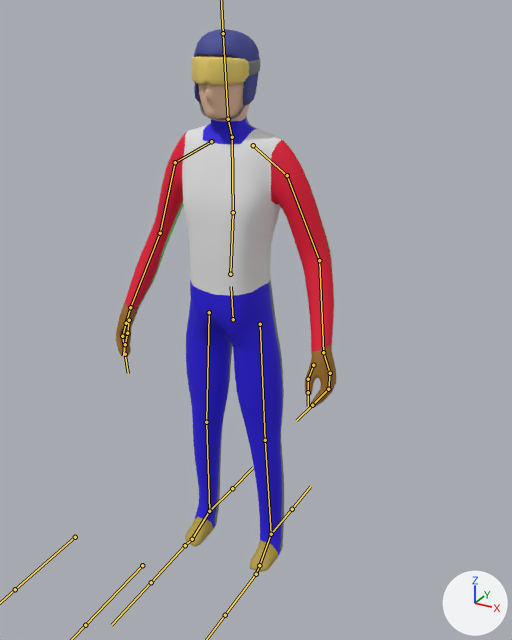
Before and after pictures for a commit that changed the FBX model Assets/Models/Characters/jumper.fbx.
The view is the same before and after, from a camera (50 mm lens) standing at (1.022, -1.701, 1.732) and looking at (0.114, -0.051, 0.907). Arrows for +X, +Y and +Z are at lower right; the lights stay in place. The bones that bend it are drawn over the model as lines.

In view in the first picture: 'Cube', 'Goggles', 'Helmet'.
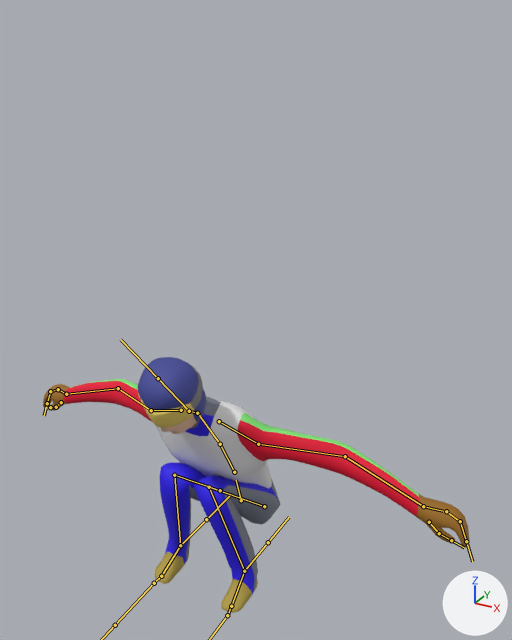
The newer file adds an action. The first version stands in its rest pose; the second is drawn at frame 1 of the action 'Armature|StruggleL-OneFrame'.

Where the change shows, as pixel boxes (x1, y1, x2, y2) in the pictures (512 x 640 px):
'Cube', posed (93% wider, 55% shorter)
    before: (116, 56, 336, 572)
    after: (43, 379, 469, 613)
'Helmet', posed (22% shorter)
    before: (194, 29, 259, 120)
    after: (138, 357, 206, 428)
'Goggles', posed (113% taller)
    before: (192, 56, 260, 86)
    after: (138, 363, 203, 428)
bone 'Hips', root to tip
    before: (233, 319) to (231, 286)
    after: (241, 500) to (236, 480)
bone 'Spine', root to tip
    before: (230, 274) to (233, 212)
    after: (234, 472) to (220, 444)
bone 'Shoulder.L', root to tip
    before: (253, 145) to (287, 175)
    after: (219, 421) to (258, 444)
bone 'Upper Arm.L', root to tip
    before: (287, 175) to (319, 260)
    after: (258, 444) to (345, 456)
bone 'Lower Arm.L', root to tip
    before: (319, 260) to (323, 352)
    after: (345, 456) to (423, 506)
bone 'Shoulder.R', root to tip
    before: (211, 141) to (175, 162)
    after: (181, 410) to (151, 410)
bone 'Upper Arm.R', root to tip
    before: (175, 162) to (160, 233)
    after: (151, 410) to (118, 388)
bone 'Lower Arm.R', root to tip
    before: (160, 233) to (130, 307)
    after: (118, 388) to (66, 394)
bone 'Upper Leg.L', root to tip
    before: (260, 324) to (265, 440)
    after: (264, 506) to (209, 487)
bone 'Lower Leg.L', root to tip
    before: (265, 440) to (271, 534)
    after: (209, 487) to (244, 571)
bone 'Foot.L', root to tip
    before: (271, 534) to (259, 565)
    after: (244, 571) to (231, 606)
bone 'Upper Leg.R', root to tip
    before: (209, 312) to (206, 422)
    after: (220, 490) to (174, 475)
bone 'Lower Leg.R', root to tip
    before: (206, 422) to (209, 511)
    after: (174, 475) to (180, 545)
bone 'Foot.R', root to tip
    before: (209, 511) to (192, 539)
    after: (180, 545) to (161, 576)
bone 'Leg IK.L', root to tip
    before: (271, 534) to (292, 509)
    after: (244, 571) to (268, 542)
bone 'Leg IK.R', root to tip
    before: (209, 511) to (232, 488)
    after: (180, 545) to (206, 519)

The change, as a list of edits to the scene's bpy script:
```text
Change bone_hips:
    where bone_hips = bpy.data.objects['Armature'].pose.bones['Hips']
    bone_hips.location: (0.0, 0.0, 0.0) -> (0.0, -0.706, 0.018)
    bone_hips.rotation_quaternion: (1.0, 0.0, 0.0, 0.0) -> (0.995, 0.104, 0.0, 0.0)  # degrees (0, 0, 0) -> degrees (12, 0, 0)
Change bone_spine:
    where bone_spine = bpy.data.objects['Armature'].pose.bones['Spine']  # child of 'Hips'
    bone_spine.rotation_quaternion: (1.0, 0.0, 0.0, 0.0) -> (0.981, 0.192, 0.0, 0.0)  # degrees (0, 0, 0) -> degrees (22, 0, 0)
Change bone_shoulder_l:
    where bone_shoulder_l = bpy.data.objects['Armature'].pose.bones['Shoulder.L']  # child of 'Chest'
    bone_shoulder_l.rotation_quaternion: (1.0, 0.0, 0.0, 0.0) -> (0.996, -0.022, 0.001, 0.089)  # degrees (0, 0, 0) -> degrees (-2, 0, 10)
Change bone_upper_arm_l:
    where bone_upper_arm_l = bpy.data.objects['Armature'].pose.bones['Upper Arm.L']  # child of 'Shoulder.L'
    bone_upper_arm_l.rotation_quaternion: (1.0, 0.0, 0.0, 0.0) -> (0.94, -0.034, -0.127, 0.314)  # degrees (0, 0, 0) -> degrees (-8, -13, 38)
Change bone_lower_arm_l:
    where bone_lower_arm_l = bpy.data.objects['Armature'].pose.bones['Lower Arm.L']  # child of 'Upper Arm.L'
    bone_lower_arm_l.rotation_quaternion: (1.0, 0.0, 0.0, 0.0) -> (0.998, -0.004, 0.007, 0.059)  # degrees (0, 0, 0) -> degrees (0, 1, 7)
Change bone_shoulder_r:
    where bone_shoulder_r = bpy.data.objects['Armature'].pose.bones['Shoulder.R']  # child of 'Chest'
    bone_shoulder_r.rotation_quaternion: (1.0, 0.0, 0.0, 0.0) -> (0.996, -0.022, -0.001, -0.089)  # degrees (0, 0, 0) -> degrees (-2, 0, -10)
Change bone_upper_arm_r:
    where bone_upper_arm_r = bpy.data.objects['Armature'].pose.bones['Upper Arm.R']  # child of 'Shoulder.R'
    bone_upper_arm_r.rotation_quaternion: (1.0, 0.0, 0.0, 0.0) -> (0.94, -0.034, 0.127, -0.314)  # degrees (0, 0, 0) -> degrees (-8, 13, -38)
Change bone_lower_arm_r:
    where bone_lower_arm_r = bpy.data.objects['Armature'].pose.bones['Lower Arm.R']  # child of 'Upper Arm.R'
    bone_lower_arm_r.rotation_quaternion: (1.0, 0.0, 0.0, 0.0) -> (0.998, -0.004, -0.007, -0.059)  # degrees (0, 0, 0) -> degrees (0, -1, -7)
Change bone_upper_leg_l:
    where bone_upper_leg_l = bpy.data.objects['Armature'].pose.bones['Upper Leg.L']  # child of 'Hips'
    bone_upper_leg_l.rotation_quaternion: (1.0, 0.0, 0.0, 0.0) -> (0.303, 0.928, 0.079, 0.2)  # degrees (0, 0, 0) -> degrees (141, -19, 16)
Change bone_lower_leg_l:
    where bone_lower_leg_l = bpy.data.objects['Armature'].pose.bones['Lower Leg.L']  # child of 'Upper Leg.L'
    bone_lower_leg_l.rotation_quaternion: (1.0, 0.0, 0.0, 0.0) -> (-0.32, 0.912, 0.0, 0.257)  # degrees (0, 0, 0) -> degrees (-139, -28, -11)
Change bone_foot_l:
    where bone_foot_l = bpy.data.objects['Armature'].pose.bones['Foot.L']  # child of 'Lower Leg.L'
    bone_foot_l.rotation_quaternion: (1.0, 0.0, 0.0, 0.0) -> (0.989, 0.088, -0.093, 0.071)  # degrees (0, 0, 0) -> degrees (9, -11, 7)
Change bone_upper_leg_r:
    where bone_upper_leg_r = bpy.data.objects['Armature'].pose.bones['Upper Leg.R']  # child of 'Hips'
    bone_upper_leg_r.rotation_quaternion: (1.0, 0.0, 0.0, 0.0) -> (0.303, 0.928, -0.079, -0.2)  # degrees (0, 0, 0) -> degrees (141, 19, -16)
Change bone_lower_leg_r:
    where bone_lower_leg_r = bpy.data.objects['Armature'].pose.bones['Lower Leg.R']  # child of 'Upper Leg.R'
    bone_lower_leg_r.rotation_quaternion: (1.0, 0.0, 0.0, 0.0) -> (-0.32, 0.912, 0.0, -0.257)  # degrees (0, 0, 0) -> degrees (-139, 28, 11)
Change bone_foot_r:
    where bone_foot_r = bpy.data.objects['Armature'].pose.bones['Foot.R']  # child of 'Lower Leg.R'
    bone_foot_r.rotation_quaternion: (1.0, 0.0, 0.0, 0.0) -> (0.989, 0.088, 0.093, -0.071)  # degrees (0, 0, 0) -> degrees (9, 11, -7)
Change bone_leg_ik_l:
    where bone_leg_ik_l = bpy.data.objects['Armature'].pose.bones['Leg IK.L']
    bone_leg_ik_l.location: (0.0, 0.0, 0.0) -> (0.0, -0.184, -0.022)
Change bone_leg_ik_r:
    where bone_leg_ik_r = bpy.data.objects['Armature'].pose.bones['Leg IK.R']
    bone_leg_ik_r.location: (0.0, 0.0, 0.0) -> (0.0, -0.184, -0.022)
```
